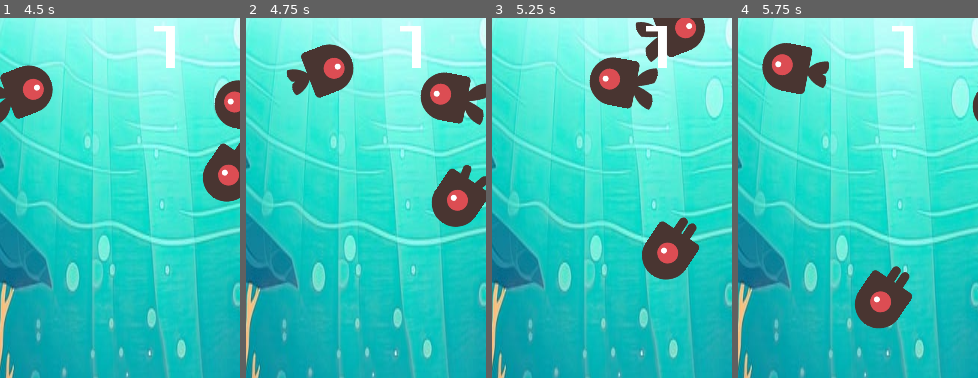
Above: before the commit, frames 1-4 (left to right).
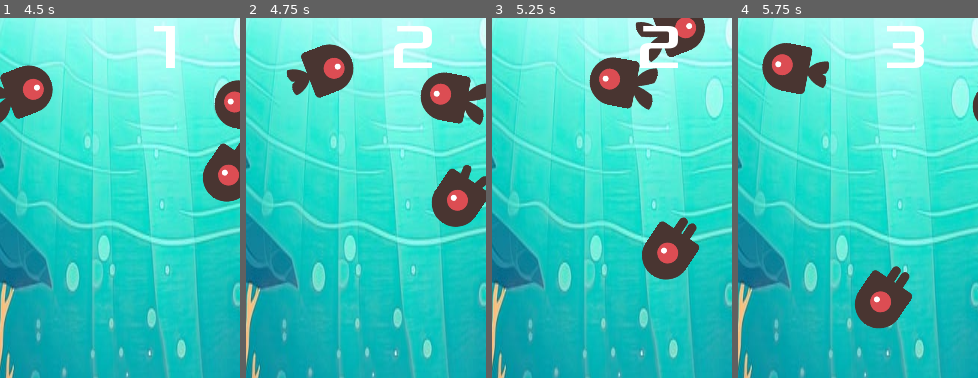
Above: after the commit, the same moments.

Repository: nicolastpi01/entregas-ipv-garcia-nicolas
Game: Godot game, scene res://Main.tscn
Same seed, same stepped clock (60 frames per second), same inputs: the game is played once before the commit and once after it.
Inputs:
- Up to frame 1 (4.5 s): click "Start" at 0.5 s; tap Enter (start_game, bound only after the commit) at 1.25, 1.35, 2.1, 2.85, 3.6, 4.35 s; hold Right (move_right) 1.28-2.03 s; hold Down (move_down) 2.03-2.78 s; hold Right (move_right) 2.78-3.53 s; hold Up (move_up) 3.53-4.28 s; hold Left (move_left) from 4.28 s (still down)
- Up to frame 2 (4.75 s): keep holding Left (move_left)
- Up to frame 3 (5.25 s): keep holding Left (move_left); tap Enter (start_game, bound only after the commit) at 5.1 s
- Up to frame 4 (5.75 s): keep holding Left (move_left)
The pictures show only the part of the screen within x 15-65%, y 1-51%; the shares and areas given below are measured in that part.

Frame 1 is identical in both runs. In frame 2, 1.0% of the frame differs, in the area x 61-78%, y 2-14%; in frame 3, 1.0%; in frame 4, 1.0%.

Commit message:
Ajustes finales entrega_1

Diff:
--- a/entrega-1-garcia-nicolas/HUD.tscn
+++ b/entrega-1-garcia-nicolas/HUD.tscn
@@ -6,6 +6,12 @@
 [sub_resource type="DynamicFont" id=1]
 size = 64
 font_data = ExtResource( 1 )
+
+[sub_resource type="InputEventAction" id=2]
+action = "start_game"
+
+[sub_resource type="ShortCut" id=3]
+shortcut = SubResource( 2 )
 
 [node name="HUD" type="CanvasLayer"]
 script = ExtResource( 2 )
@@ -38,6 +44,7 @@
 margin_right = 90.0
 margin_bottom = -100.0
 custom_fonts/font = SubResource( 1 )
+shortcut = SubResource( 3 )
 text = "Start"
 
 [node name="MessageTimer" type="Timer" parent="."]
--- a/entrega-1-garcia-nicolas/Main.gd
+++ b/entrega-1-garcia-nicolas/Main.gd
@@ -21,7 +21,9 @@
 func game_over():
 	$ScoreTimer.stop()
 	$MobTimer.stop()
+	$Music.stop()
 	$HUD.show_game_over()
+	$DeathSound.play()
 
 
 func new_game():
@@ -31,6 +33,7 @@
 	$HUD.show_message("Get Ready")
 	$Player.start($StartPosition.position)
 	$StartTimer.start()
+	$Music.play()
 
 
 
--- a/entrega-1-garcia-nicolas/Main.tscn
+++ b/entrega-1-garcia-nicolas/Main.tscn
@@ -1,10 +1,12 @@
-[gd_scene load_steps=7 format=2]
+[gd_scene load_steps=9 format=2]
 
 [ext_resource path="res://Player.tscn" type="PackedScene" id=1]
 [ext_resource path="res://Main.gd" type="Script" id=2]
 [ext_resource path="res://Mob.tscn" type="PackedScene" id=3]
 [ext_resource path="res://HUD.tscn" type="PackedScene" id=4]
 [ext_resource path="res://art/ai-generated-gf56a0f197_640.jpg" type="Texture" id=5]
+[ext_resource path="res://art/House In a Forest Loop.ogg" type="AudioStream" id=6]
+[ext_resource path="res://art/gameover.wav" type="AudioStream" id=7]
 
 [sub_resource type="Curve2D" id=1]
 _data = {
@@ -28,7 +30,6 @@
 wait_time = 0.5
 
 [node name="ScoreTimer" type="Timer" parent="."]
-one_shot = true
 
 [node name="StartTimer" type="Timer" parent="."]
 wait_time = 2.0
@@ -45,6 +46,12 @@
 
 [node name="HUD" parent="." instance=ExtResource( 4 )]
 
+[node name="Music" type="AudioStreamPlayer" parent="."]
+stream = ExtResource( 6 )
+
+[node name="DeathSound" type="AudioStreamPlayer" parent="."]
+stream = ExtResource( 7 )
+
 [connection signal="hit" from="Player" to="." method="game_over"]
 [connection signal="timeout" from="MobTimer" to="." method="_on_MobTimer_timeout"]
 [connection signal="timeout" from="ScoreTimer" to="." method="_on_ScoreTimer_timeout"]
--- a/entrega-1-garcia-nicolas/project.godot
+++ b/entrega-1-garcia-nicolas/project.godot
@@ -51,6 +51,11 @@
 , Object(InputEventKey,"resource_local_to_scene":false,"resource_name":"","device":0,"alt":false,"shift":false,"control":false,"meta":false,"command":false,"pressed":false,"scancode":83,"physical_scancode":0,"unicode":0,"echo":false,"script":null)
  ]
 }
+start_game={
+"deadzone": 0.5,
+"events": [ Object(InputEventKey,"resource_local_to_scene":false,"resource_name":"","device":0,"alt":false,"shift":false,"control":false,"meta":false,"command":false,"pressed":false,"scancode":16777221,"physical_scancode":0,"unicode":0,"echo":false,"script":null)
+ ]
+}
 
 [mono]
 
Not shown: 1 places in entrega-1-garcia-nicolas/HUD.tscn that only renumber resources
